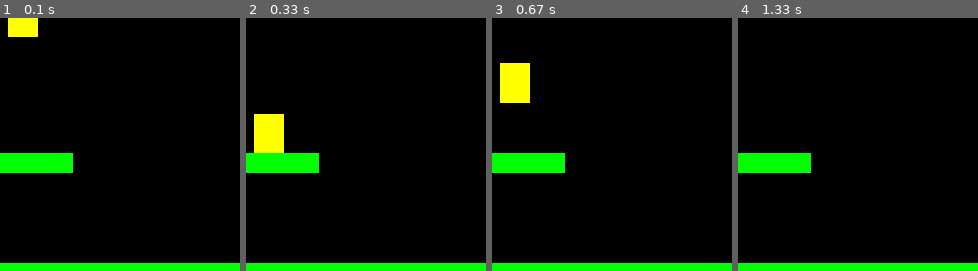
Above: before the commit, frames 1-4 (left to right).
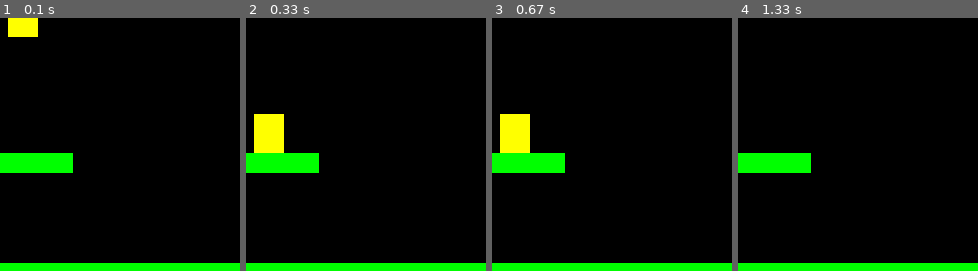
Above: after the commit, the same moments.

Repository: alier22/jump-platform
Game: pygame game, started from opensw/main.py
The game is run twice, just before and just after one commit, with the same random seed, the same clock (stepped at 60 frames per second) and the same inputs.
Inputs:
- Up to frame 1 (0.1 s): no input
- Up to frame 2 (0.33 s): no input
- Up to frame 3 (0.67 s): tap Space at 0.33 s
- Up to frame 4 (1.33 s): hold Right 0.67-1.13 s; hold Right from 1.17 s (still down)
The pictures show only the part of the screen within x 45-95%, y 44-94%; the shares and areas given below are measured in that part.

Frames 1-2 are identical in both runs. In frame 3, 3.9% of the frame differs, in the area x 3-16%, y 17-54%; in frame 4, nothing differs.

Commit message:
sprites 변경완료

Diff:
--- a/opensw/sprites.py
+++ b/opensw/sprites.py
@@ -27,7 +27,7 @@
         hits = pg.sprite.spritecollide(self, self.game.platforms, False)
         self.rect.x -= 1
         if hits:
-            self.vel.y = -40
+            self.vel.y = -30
 
 
 
@@ -52,6 +52,7 @@
 
         self.rect.midbottom = self.pos
 
+
 class Platform(pg.sprite.Sprite):
     def __init__(self, x, y, w, h):
         pg.sprite.Sprite.__init__(self)
